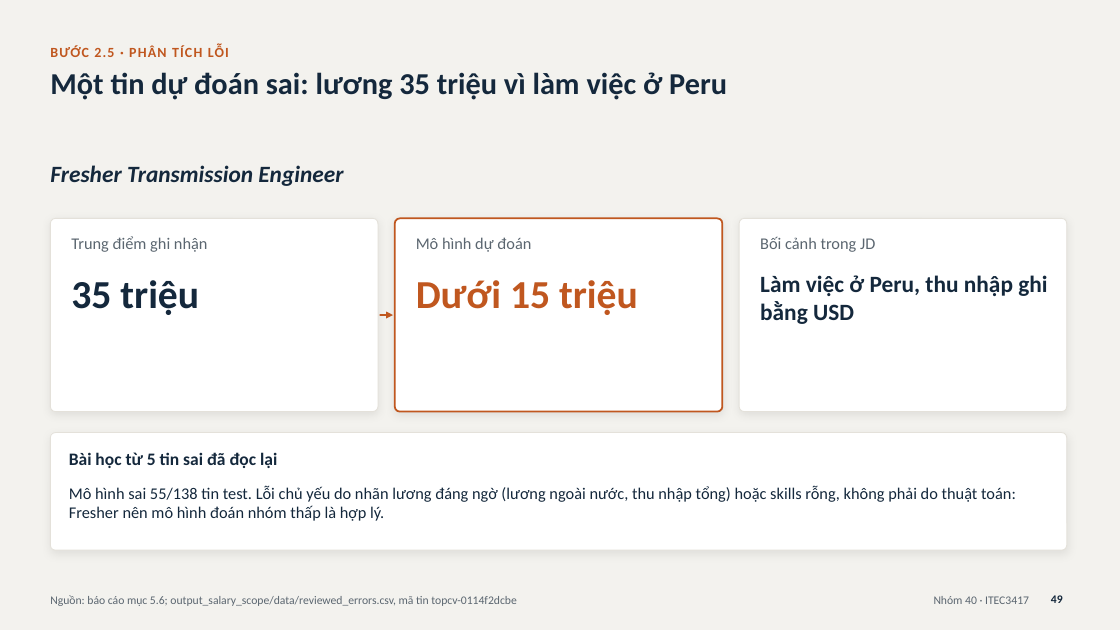
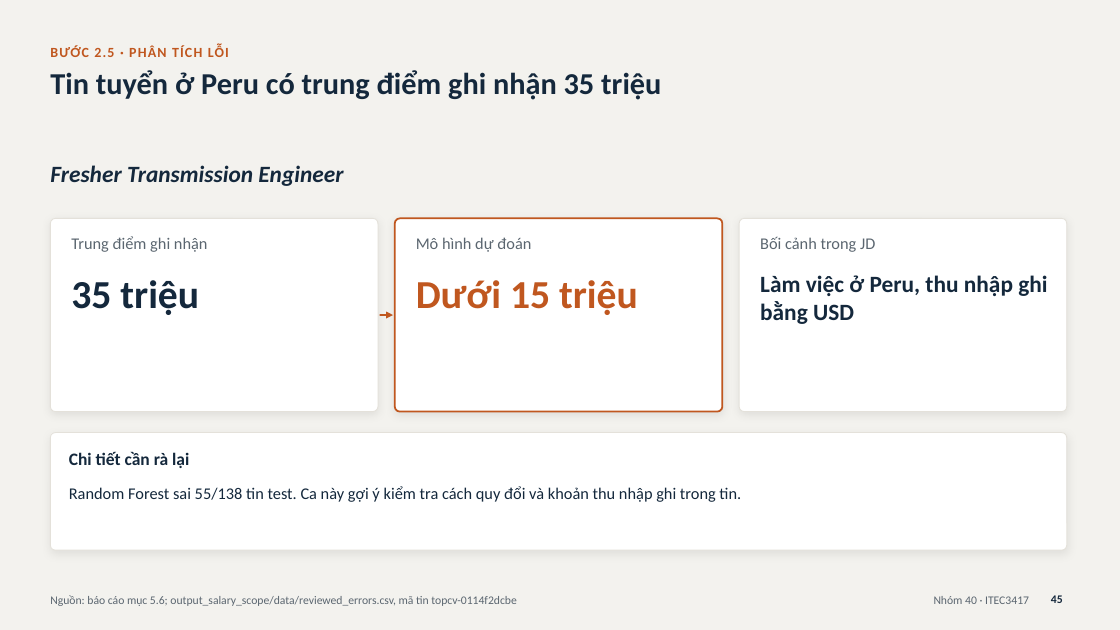
Before and after one commit to Tuan-Nguyen-176/vietnam-it-job-market-analysis, a slide deck: slide 45 of slide thuyet trinh/Nhom40_SlideThuyetTrinh.pptx (slide 49 before the commit). Drawn at 1120x630 pixels with LibreOffice and Linux fonts; fonts in the diff are those of the drawing. Boxes give left, top, right and bottom in pixels: in the first picture for what was removed or moved away, otherwise in the second. Text is boxed around its words. In the diff, an @@ line names an element or a change of style, - is before the commit and + after.

```diff
--- a/slide thuyet trinh/Nhom40_SlideThuyetTrinh.pptx
+++ b/slide thuyet trinh/Nhom40_SlideThuyetTrinh.pptx
@@ title at (x1=50, y1=70, x2=661, y2=100): text changed @@
-Một tin dự đoán sai: lương 35 triệu vì làm việc ở Peru
+Tin tuyển ở Peru có trung điểm ghi nhận 35 triệu
@@ text at (x1=69, y1=451, x2=189, y2=468): text changed @@
-Bài học từ 5 tin sai đã đọc lại
+Chi tiết cần rà lại
@@ text at (x1=69, y1=486, x2=741, y2=502): text changed @@
-Mô hình sai 55/138 tin test. Lỗi chủ yếu do nhãn lương đáng ngờ (lương ngoài nước, thu nhập tổng) hoặc skills rỗng, không phải do thuật toán: Fresher nên mô hình đoán nhóm thấp là hợp lý.
+Random Forest sai 55/138 tin test. Ca này gợi ý kiểm tra cách quy đổi và khoản thu nhập ghi trong tin.
@@ page number at (x1=1051, y1=595, x2=1063, y2=603): text changed @@
-49
+45
```
Also in this commit, not shown: 14 other slides changed, 4 slides removed, 1 other file.
